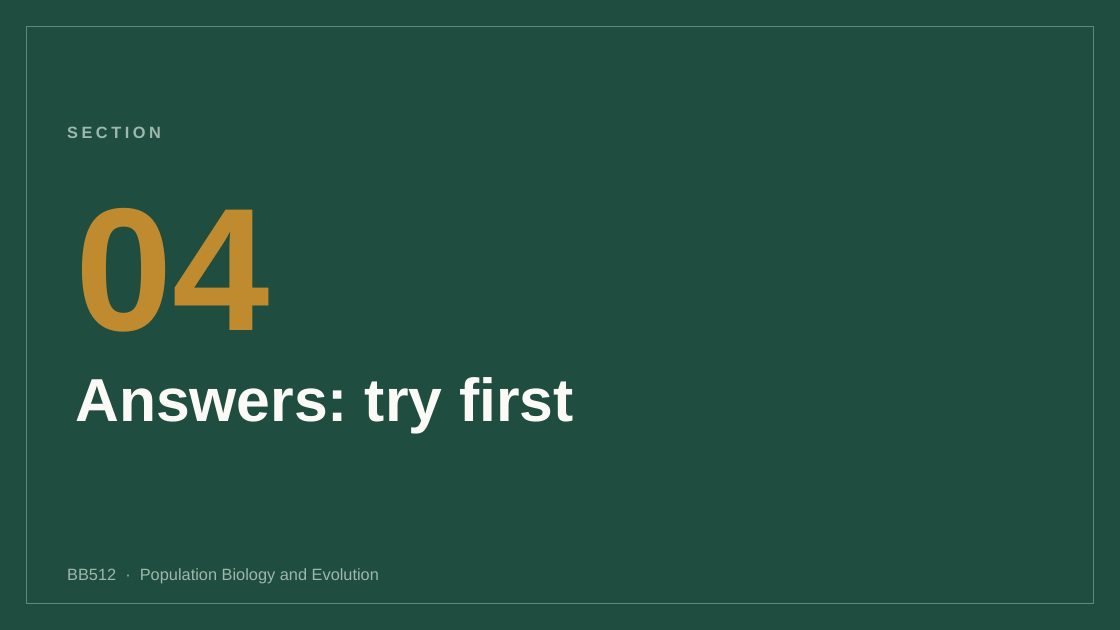
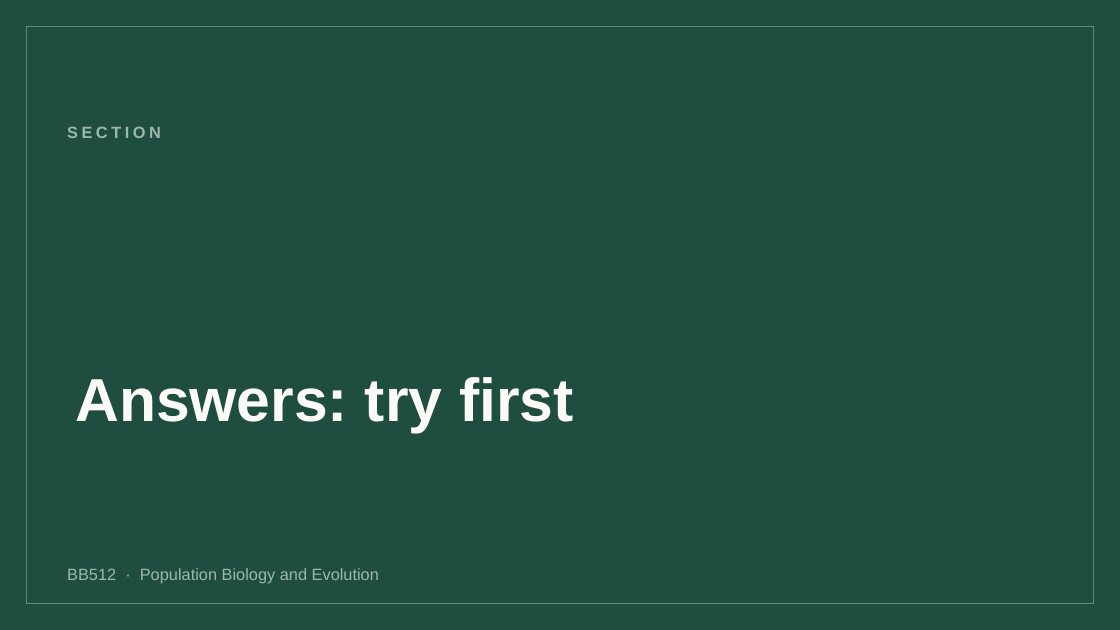
Before and after one commit to jonesor/BB512_Book, a slide deck: slide 5 of lecture_figures/lv_competition/BB512 - Lotka Volterra Competition Practical v2.pptx (slide 16 before the commit). Drawn at 1120x630 pixels with LibreOffice and Linux fonts; fonts in the diff are those of the drawing. Boxes give left, top, right and bottom in pixels: in the first picture for what was removed or moved away, otherwise in the second. Text is boxed around its words. In the diff, an @@ line names an element or a change of style, - is before the commit and + after.

```diff
--- a/lecture_figures/lv_competition/BB512 - Lotka Volterra Competition Practical v2.pptx
+++ b/lecture_figures/lv_competition/BB512 - Lotka Volterra Competition Practical v2.pptx
@@ text removed at (x1=75, y1=208, x2=270, y2=332) @@
-04
```
Also in this commit, not shown: 3 other slides changed, 14 slides removed, 2 other files.
